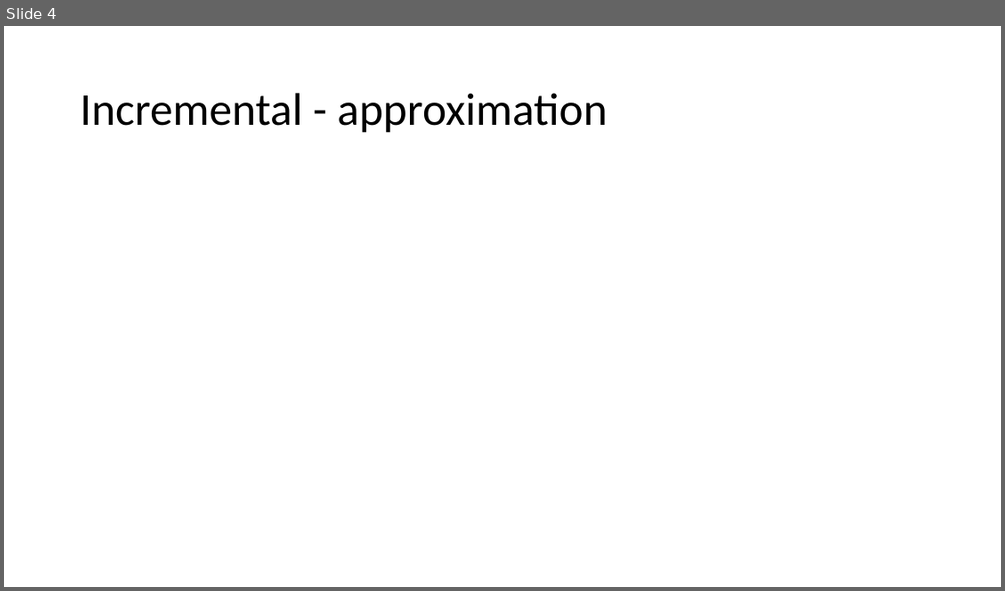
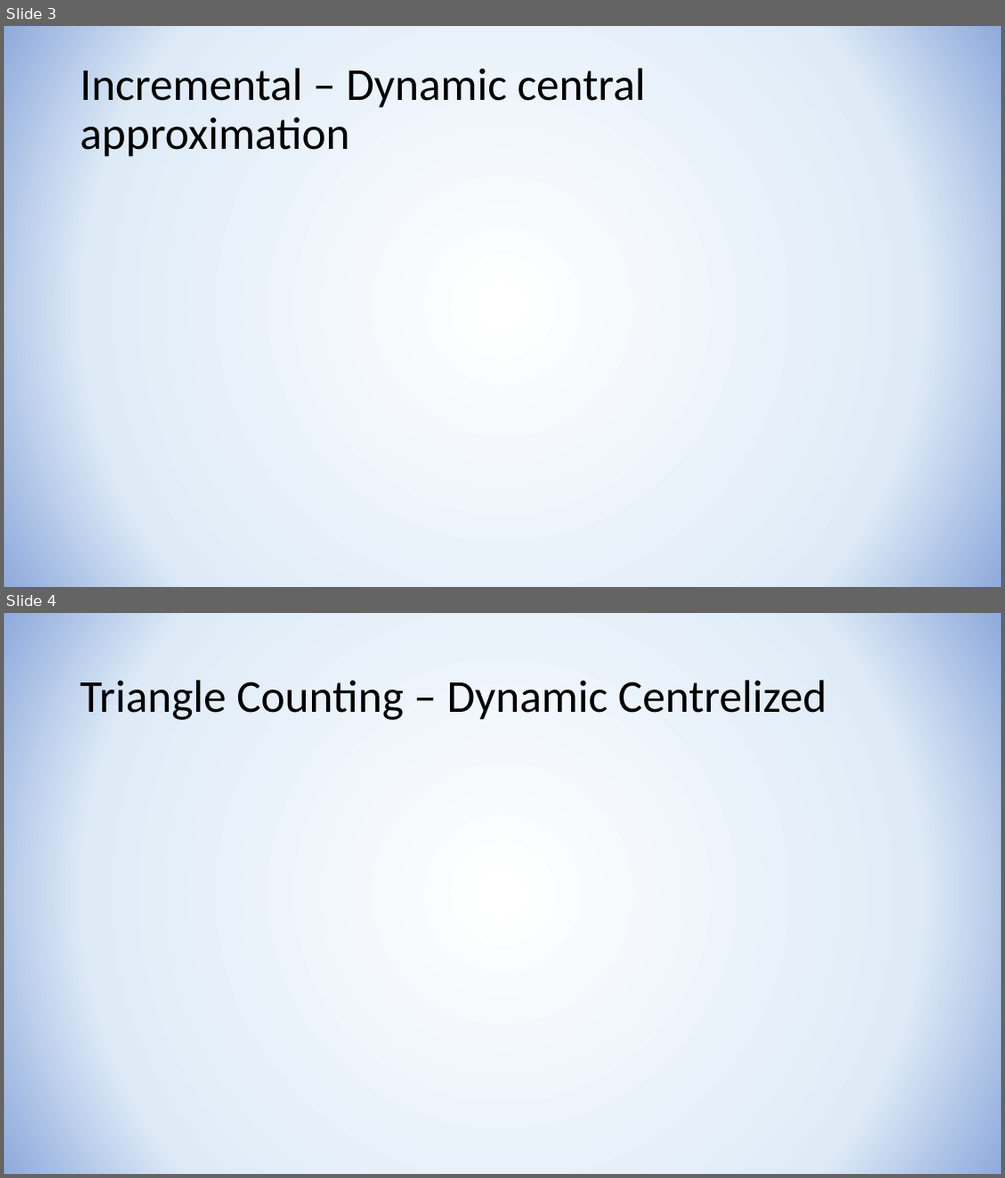
Before and after one commit to YuvalAlf/Triangles-Counting, a slide deck: Triangle Counting Results.pptx. Shown one above the other, each under a label of ours: slide 4 before the commit, slides 3 and 4 after it. The pictures are 1005x591 and 1005x1178 pixels, drawn with LibreOffice and Linux fonts; fonts in the diff are those of the drawing; grey boxes stand for pictures. Boxes give left, top, right and bottom in pixels: in the first picture for what was removed or moved away, otherwise in the second. Text is boxed around its words. In the diff, an @@ line names an element or a change of style, - is before the commit and + after.

```diff
--- a/Triangle Counting Results.pptx
+++ b/Triangle Counting Results.pptx
@@ slide 4 added at (x1=4, y1=613, x2=1001, y2=1174), background gradient #FFFFFF to #DEEBF7 to #8FAADC @@
@@ title added at (x1=80, y1=680, x2=826, y2=720), 44 pt, text #000000 @@
+Triangle Counting – Dynamic Centrelized
@@ what was slide 4 is now slide 3 @@
@@ slide 3 changed as well @@
@@ background #FFFFFF to gradient #FFFFFF to #DEEBF7 to #8FAADC @@
@@ title at (x1=80, y1=68, x2=646, y2=157): text changed @@
-Incremental - approximation
+Incremental – Dynamic central approximation
```
Also in this commit, not shown: 4 other slides changed, 1 other slide added, 2 slides removed, 10 other files.
